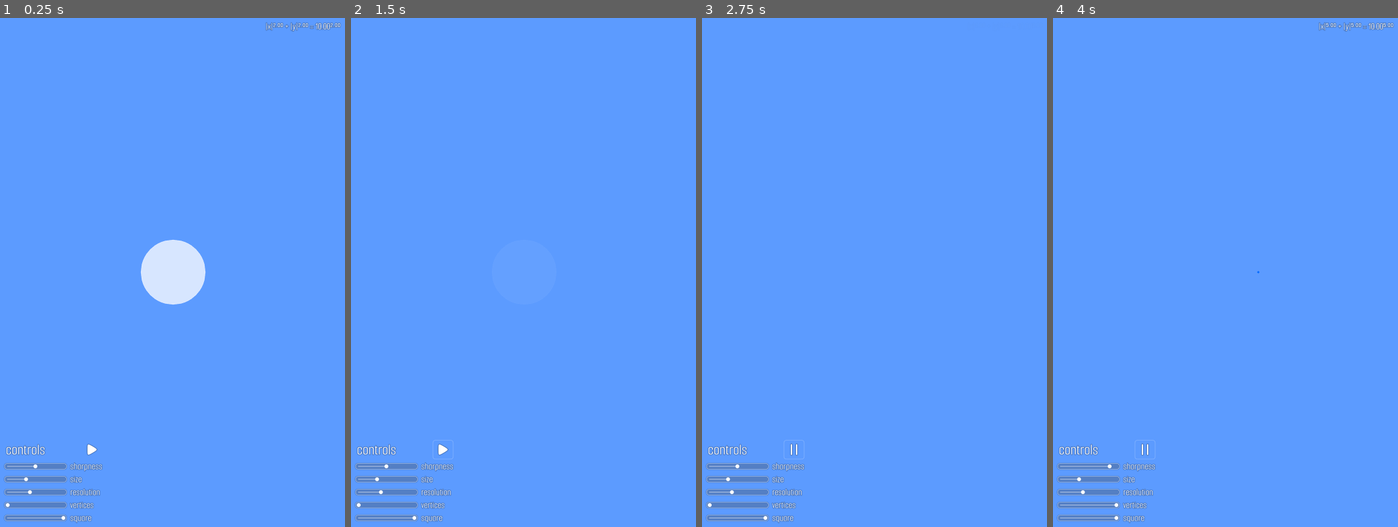
Above: before the commit, frames 1-4 (left to right).
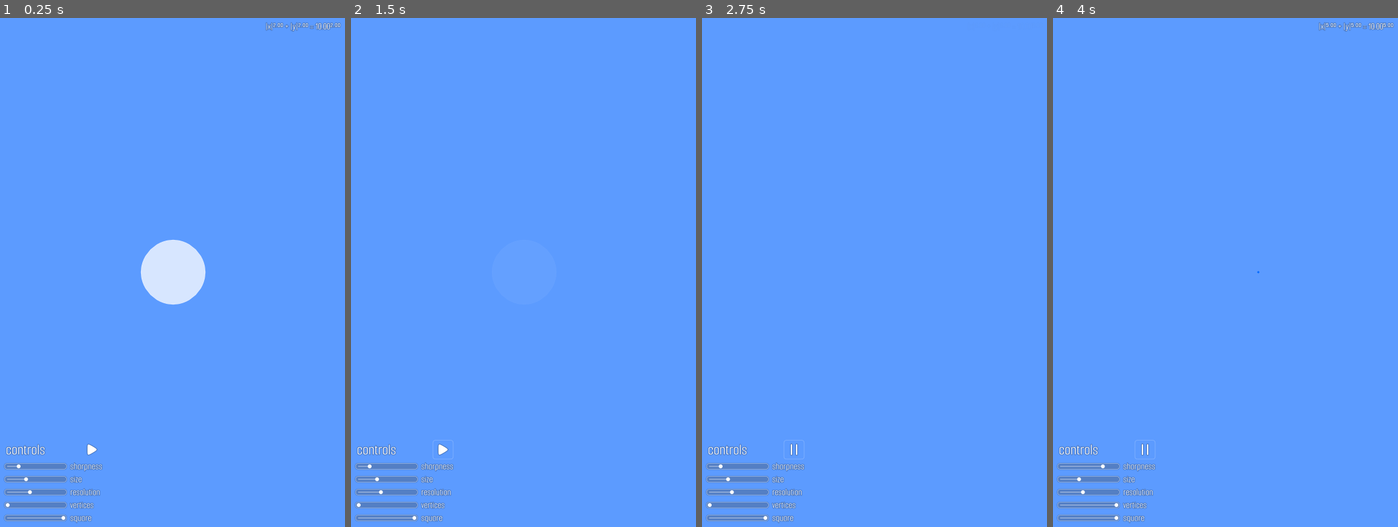
Above: after the commit, the same moments.

Repository: quandangv/circularize
Game: Godot game, scene res://main.tscn
Same seed, same stepped clock (60 frames per second), same inputs: the game is played once before the commit and once after it.
Inputs (mouse positions are in pixels of both pictures, inside the frame that each line leads up to):
- Up to frame 1 (0.25 s): no input
- Up to frame 2 (1.5 s): click (444, 450) at 0.5 s; click (444, 450) at 1.25 s
- Up to frame 3 (2.75 s): click (795, 450) at 2 s
- Up to frame 4 (4 s): no input

The runs differ from the first frame. In frame 1, less than 0.1% of the frame differs, in the area x 4-60%, y 43-89%; in frame 2, less than 0.1%; in frame 3, less than 0.1%; in frame 4, less than 0.1%.

Commit message:
Create caching template for shapes

Diff:
--- a/demo.tscn
+++ b/demo.tscn
@@ -11,6 +11,11 @@
 
 [node name="shape" instance=ExtResource( 2 )]
 
+[node name="sharpness" parent="ui/box/sliders" index="2"]
+min_value = 0.0
+
 [node name="equation" parent="ui" index="1"]
 theme = null
 custom_fonts/font = SubResource( 1 )
+
+[connection signal="angle_changed" from="ui/box/sliders/angles" to="ui" method="angle_changed"]
--- a/main.tscn
+++ b/main.tscn
@@ -8,7 +8,7 @@
 [sub_resource type="GDScript" id=1]
 script/source = "extends Node2D
 
-var power = 2
+onready var sharpness = ShapeLib.power2sharpness(2)
 var size = 10
 var point_alpha = 0
 var angle_count = 4
@@ -24,52 +24,13 @@
     update()
 
 func _draw():
-  var points = get_shape(size, power, angle_count, resolution)
+  var points = ShapeLib.get_shape(size, sharpness, angle_count, resolution)
   draw_colored_polygon(points, shape_color, PoolVector2Array(), null, null, true)
   if point_alpha > 0:
     var color = vertex_color
     color.a = point_alpha
     for i in range(ceil(len(points)*point_ratio)):
       draw_circle(points[i], sqrt(size)*0.1, color)
-
-func signed_pow(a, b):
-  if a < 0:
-    return -pow(-a, b)
-  return pow(a, b)
-
-func smooth_step(x:float, power:float):
-  var constant = 1
-  if power < 2:
-    power = 4/power
-    x+=1
-    constant = 0
-  return signed_pow(2*asin(fmod(x, 2) - 1)/PI, sqrt(power)/2) + floor(x/2)*2 + constant
-
-const sin30 = sqrt(3)/2
-func get_shape(size:float, power:float, side_count:int, resolution:float=1):
-  var step_count = max(ceil(size*resolution/2/sqrt(side_count))*2, 1)*side_count
-  var step = side_count*2/step_count
-  var points:PoolVector2Array
-  match side_count:
-    3:
-      power = 1+(power-1)*0.73
-      for i in range(step_count):
-        var theta = smooth_step(i*step, power)/side_count*PI
-        var floored = theta - fmod(theta, PI*2/3) - PI*2/3
-        theta = theta - fmod(theta, PI*2/3)/2 + PI/6
-        var c = cos(theta)
-        var s = sin(theta) * sin30
-        var coord1 = max(c, 0)
-        var coord2 = max(-c/2 - s, 0)
-        var coord3 = max(-c/2 + s, 0)
-        var length = size/pow(pow(abs(coord1), power) + pow(abs(coord2), power) + pow(abs(coord3), power), 1/power)
-        points.append(Vector2(length, 0).rotated(theta) + Vector2(size*2/3, 0).rotated(floored))
-    4:
-      for i in range(step_count):
-        var theta = smooth_step(i*step, power)/side_count*PI
-        var length = size/pow(pow(abs(sin(theta)), power) + pow(abs(cos(theta)), power), 1/power)
-        points.append(Vector2(length, 0).rotated(theta))
-  return points
 "
 
 [sub_resource type="GDScript" id=2]
@@ -78,22 +39,23 @@
 onready var parent = get_parent()
 export(NodePath) var angle_label
 export(NodePath) var equation
+export(NodePath) var sharpness_control
 
 func _ready():
   angle_label = get_node(angle_label)
   equation = get_node(equation)
+  sharpness_control = get_node(sharpness_control)
+  sharpness_control.value = ShapeLib.power2sharpness(2)
 
 func sharpness_changed(value):
-  value = clamp(value, -0.99999, 0.99999)
-  parent.power = -log((1-value)/(value+3))*1.8204784532
-  if parent.angle_count == 3:
-    parent.power = max(parent.power, 1)
-  equation.set_stat(parent.angle_count, parent.power, parent.size)
+  value = clamp(value, 0, 0.99999)
+  parent.sharpness = value
+  equation.set_stat(parent.angle_count, ShapeLib.sharpness2power(parent.sharpness), parent.size)
   parent.update()
 
 func size_changed(value):
   parent.size = value
-  equation.set_stat(parent.angle_count, parent.power, parent.size)
+  equation.set_stat(parent.angle_count, ShapeLib.sharpness2power(parent.sharpness), parent.size)
   parent.update()
 
 func show_vertices_changed(value):
@@ -107,13 +69,12 @@
 func angle_changed(angle):
   parent.angle_count = angle
   if angle == 3:
-    parent.power = max(parent.power, 1)
     angle_label.text = \"triangle\"
   elif angle == 4:
     angle_label.text = \"square\"
   else:
     angle_label.text = \"???\"
-  equation.set_stat(parent.angle_count, parent.power, parent.size)
+  equation.set_stat(parent.angle_count, ShapeLib.sharpness2power(parent.sharpness), parent.size)
   parent.update()
 "
 
@@ -234,10 +195,10 @@
 tracks/0/imported = false
 tracks/0/enabled = true
 tracks/0/keys = {
-"times": PoolRealArray( 0, 1.8, 2.2, 4, 4.1, 5.9, 6.3, 8, 9.9, 10.3, 11.9, 12, 13.8, 14.2, 16 ),
-"transitions": PoolRealArray( 0.5, 2, 2, 1, 0.333333, 2, 3, 0.333333, 2, 3, 1, 0.5, 2, 2, 1 ),
-"update": 0,
-"values": [ -1.0, 0.99, 0.99, -1.0, -0.5, 0.99, 0.99, -0.5, 0.99, 0.99, -0.5, -1.0, 0.99, 0.99, -1.0 ]
+"times": PoolRealArray( 0, 1.8, 2.2, 4, 5.9, 6.3, 8, 9.9, 10.3, 12, 13.8, 14.2, 16 ),
+"transitions": PoolRealArray( 0.5, 2, 2, 1, 2, 3, 0.333333, 2, 3, 0.5, 2, 2, 1 ),
+"update": 0,
+"values": [ 0.0, 0.99, 0.99, 0.0, 0.99, 0.99, 0.0, 0.99, 0.99, 0.0, 0.99, 0.99, 0.0 ]
 }
 tracks/1/type = "value"
 tracks/1/path = NodePath("../angles:value")
@@ -277,7 +238,7 @@
 "times": PoolRealArray( 1, 6.5, 7.5 ),
 "transitions": PoolRealArray( 1, 1, 1 ),
 "update": 0,
-"values": [ 0.759, 0.759, -1.0 ]
+"values": [ 0.76, 0.76, 0.0 ]
 }
 tracks/1/type = "value"
 tracks/1/path = NodePath("../../../..:point_ratio")
@@ -386,6 +347,7 @@
 script = SubResource( 2 )
 angle_label = NodePath("box/sliders/Label5")
 equation = NodePath("equation")
+sharpness_control = NodePath("box/sliders/sharpness")
 
 [node name="box" type="VBoxContainer" parent="ui"]
 anchor_top = 1.0
@@ -432,7 +394,6 @@
 rect_min_size = Vector2( 0, 30 )
 size_flags_horizontal = 3
 size_flags_vertical = 3
-min_value = -1.0
 max_value = 1.0
 step = 0.0
 
--- a/project.godot
+++ b/project.godot
@@ -13,6 +13,10 @@
 config/name="circularize"
 run/main_scene="res://main.tscn"
 config/icon="res://icon.svg"
+
+[autoload]
+
+ShapeLib="*res://shape_lib.gd"
 
 [display]
 
--- /dev/null
+++ b/shape_lib.gd
@@ -0,0 +1,80 @@
+extends Node
+
+export var step = 0.01
+const min_side_count = 3
+const max_side_count = 4
+var step_count:int
+var templates = []
+
+func _ready():
+  step_count = ceil(1/step)
+  templates.resize(step_count * (max_side_count - min_side_count + 1))
+
+func power2sharpness(value:float):
+  value = exp((1-value)/5)
+  return -2*(value-1)/(value+1)
+func sharpness2power(value:float):
+  return -log((2-value)/(value+2))*5+1
+
+func get_shape(size, sharpness:float, side_count, resolution = 1):
+  assert(side_count >= min_side_count)
+  assert(side_count <= max_side_count)
+  sharpness = clamp(sharpness, 0, 0.99999)
+  var sharpness_index = floor(sharpness/step)
+  sharpness = step * sharpness_index
+  sharpness_index += (side_count - min_side_count) * step_count
+  var vertex_count = max(ceil(size*resolution/2/sqrt(side_count))*2, 1)
+  var sharpness_arr = templates[sharpness_index]
+  if sharpness_arr == null:
+    sharpness_arr = []
+    templates[sharpness_index] = sharpness_arr
+  if len(sharpness_arr) < vertex_count:
+    sharpness_arr.resize(vertex_count)
+  var template = sharpness_arr[vertex_count-1]
+  if template == null:
+    template = get_unit_shape(sharpness, side_count, vertex_count)
+    sharpness_arr[vertex_count-1] = template
+  var points = template.duplicate()
+  for i in range(len(points)):
+    points[i] *= size
+  return points
+
+func signed_pow(a, b):
+  if a < 0:
+    return -pow(-a, b)
+  return pow(a, b)
+
+func smooth_step(x:float, power:float):
+  var constant = 1
+  if power < 2:
+    power = 4/power
+    x+=1
+    constant = 0
+  return signed_pow(2*asin(fmod(x, 2) - 1)/PI, sqrt(power)/2) + floor(x/2)*2 + constant
+
+const sin30 = sqrt(3)/2
+func get_unit_shape(sharpness:float, side_count:int, vertex_count:int):
+  var power = sharpness2power(sharpness)
+  var step_count = vertex_count*side_count
+  var step = float(side_count*2)/step_count
+  var points = []
+  match side_count:
+    3:
+      power = 1+(power-1)*0.75
+      for i in range(step_count):
+        var theta = smooth_step(i*step, power)/side_count*PI
+        var floored = theta - fmod(theta, PI*2/3) - PI*2/3
+        theta = theta - fmod(theta, PI*2/3)/2 + PI/6
+        var c = cos(theta)
+        var s = sin(theta) * sin30
+        var coord1 = max(c, 0)
+        var coord2 = max(-c/2 - s, 0)
+        var coord3 = max(-c/2 + s, 0)
+        var length = 1/pow(pow(abs(coord1), power) + pow(abs(coord2), power) + pow(abs(coord3), power), 1/power)
+        points.append(Vector2(length, 0).rotated(theta) + Vector2(2.0/3, 0).rotated(floored))
+    4:
+      for i in range(step_count):
+        var theta = smooth_step(i*step, power)/side_count*PI
+        var length = 1/pow(pow(abs(sin(theta)), power) + pow(abs(cos(theta)), power), 1/power)
+        points.append(Vector2(length, 0).rotated(theta))
+  return points
